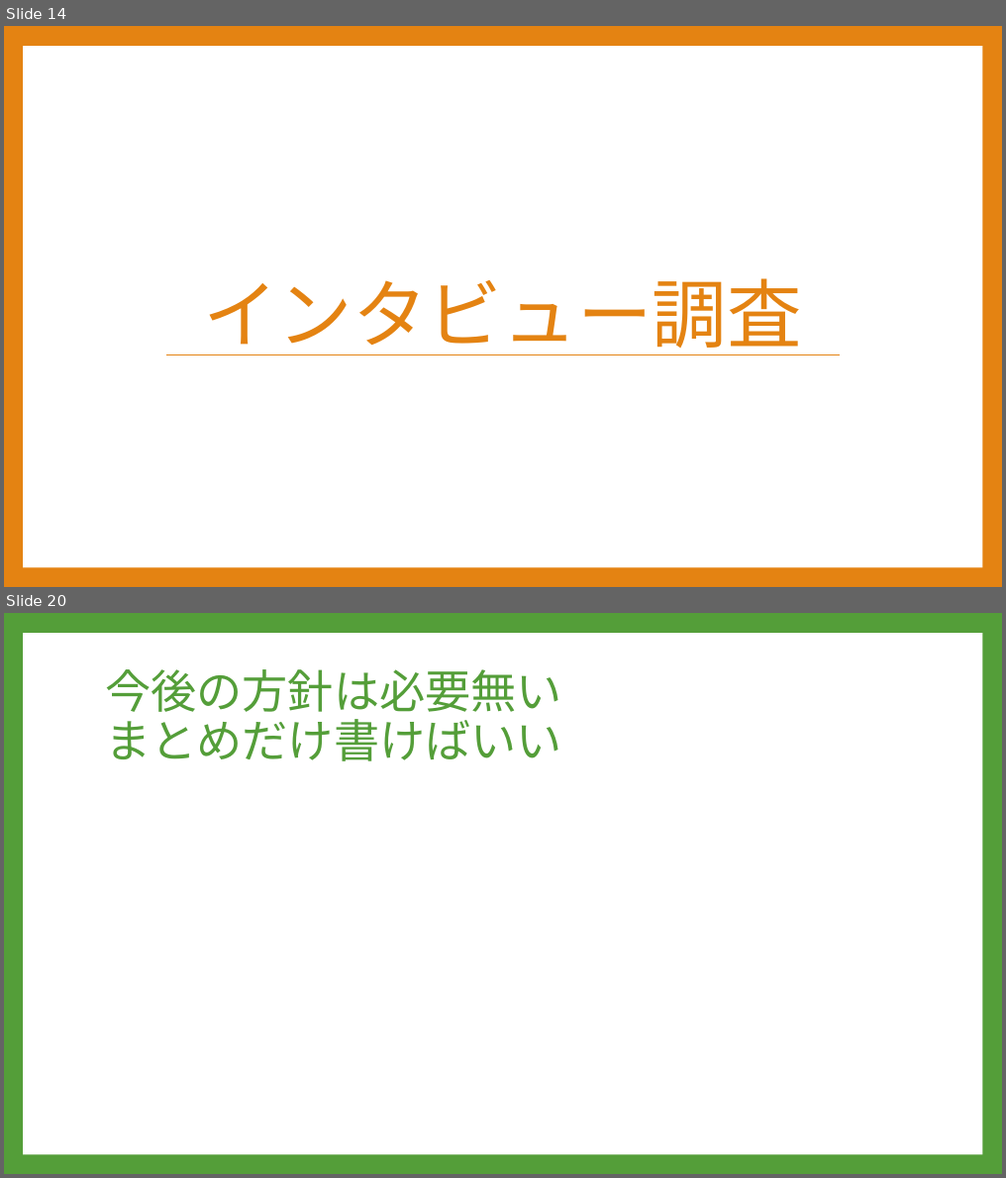
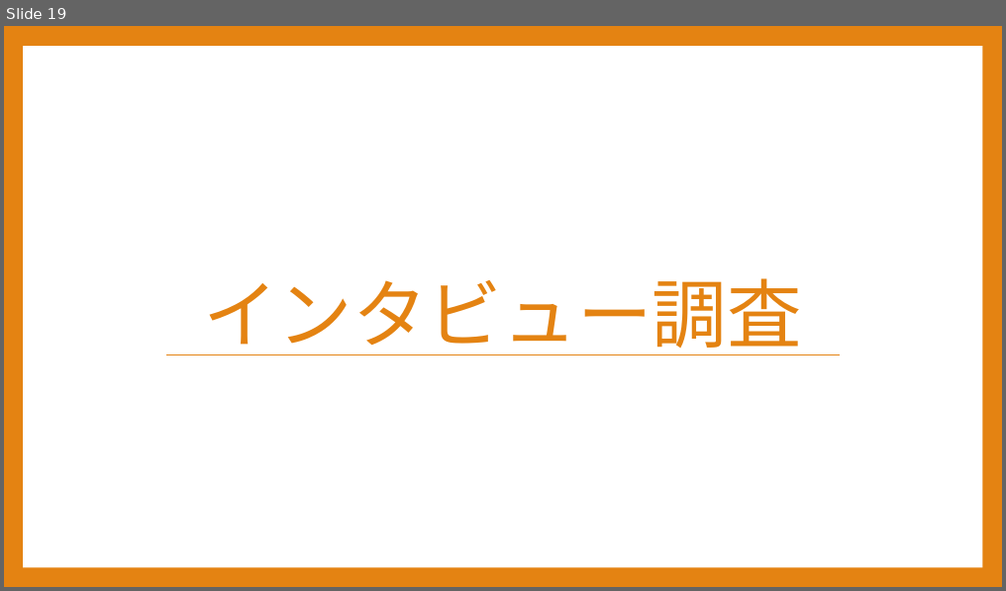
Before and after one commit to Sorarinu/ProjectP2016_F, a slide deck: production-idea/第3回中間発表.pptx. Shown one above the other, each under a label of ours: slides 14 and 20 before the commit, slide 19 after it; the slides between them are not shown. The pictures are 1006x1178 and 1006x591 pixels, drawn with LibreOffice and Linux fonts; fonts in the diff are those of the drawing. Boxes give left, top, right and bottom in pixels: in the first picture for what was removed or moved away, otherwise in the second. Text is boxed around its words. In the diff, an @@ line names an element or a change of style, - is before the commit and + after.

```diff
--- a/production-idea/第3回中間発表.pptx
+++ b/production-idea/第3回中間発表.pptx
@@ slide 20 removed at [4, 613, 1002, 1174], background #549E39; not listed: 1 template element that a slide beside it also shows @@
@@ title removed at [105, 669, 562, 761] @@
-今後の方針は必要無い
-まとめだけ書けばいい
@@ what was slide 14 is now slide 19 @@
```
Also in this commit, not shown: 4 slides changed, 8 slides added, 5 other slides removed, 3 other files.
